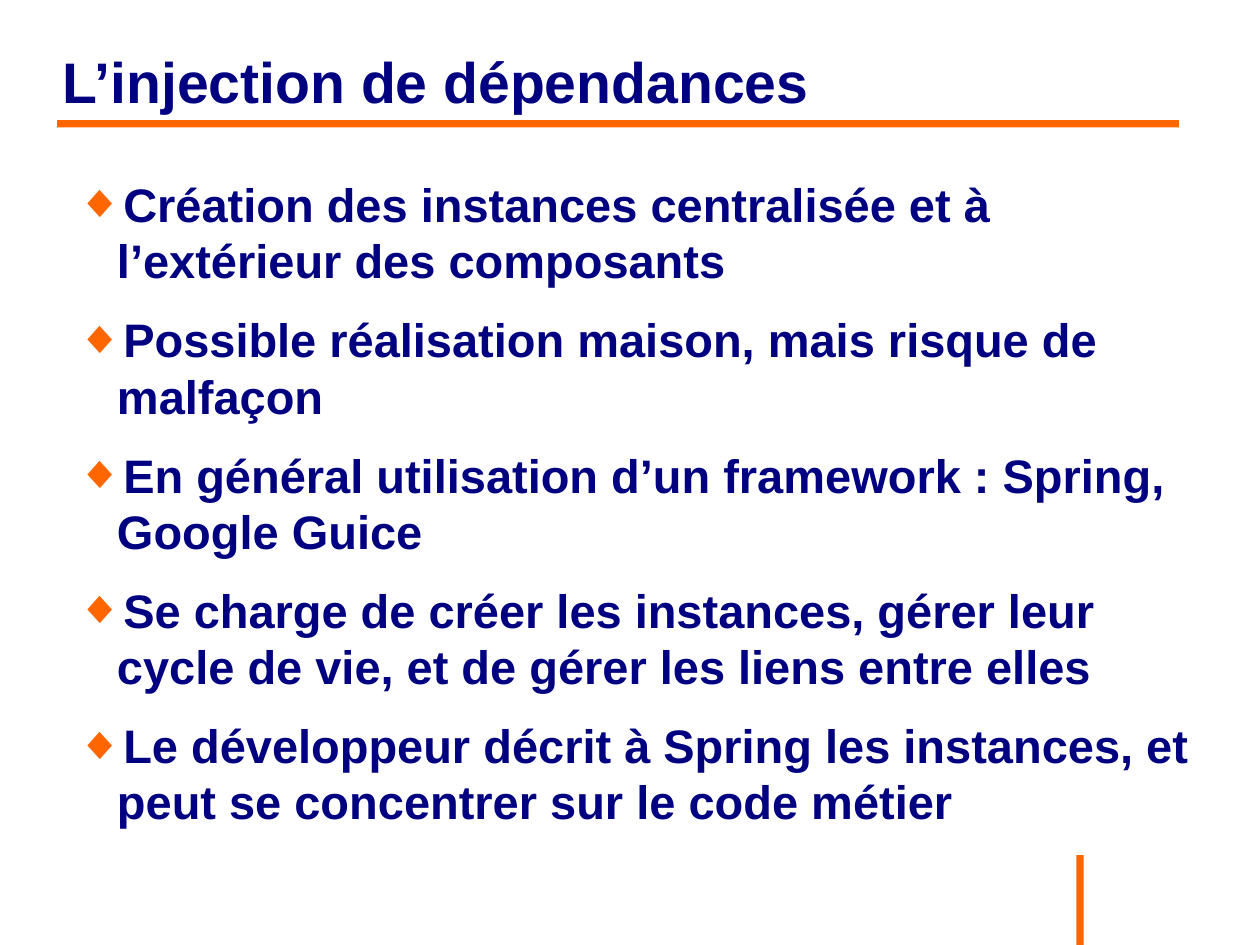
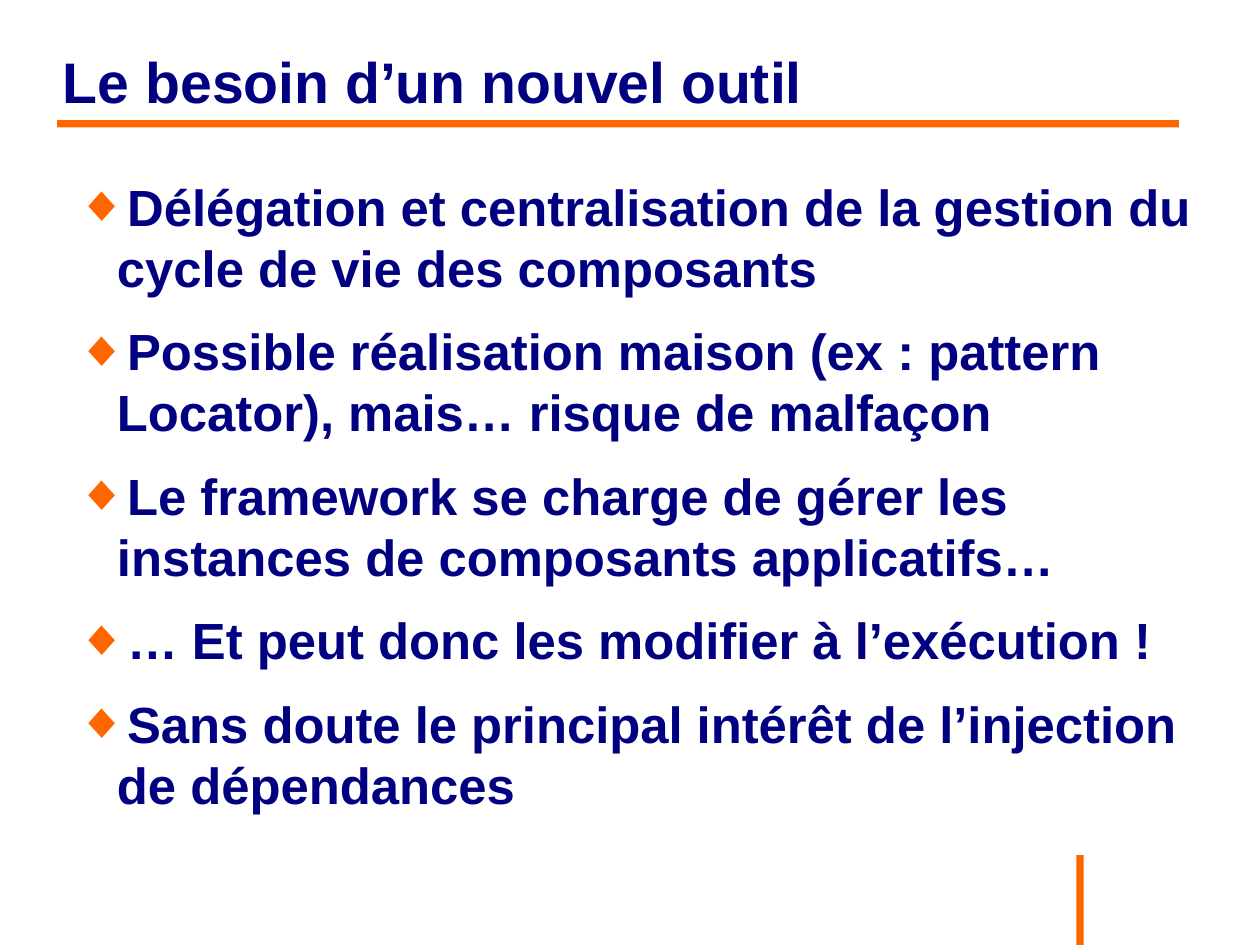
Before and after one commit to philphils/formation-spring, a slide deck: slide 31 of Documentation/diapo_formation_spring.odp (slide 32 before the commit). Drawn at 1260x945 pixels with LibreOffice and Linux fonts; fonts in the diff are those of the drawing; background and template pictures are left out. Boxes give left, top, right and bottom in pixels: in the first picture for what was removed or moved away, otherwise in the second. Text is boxed around its words. In the diff, an @@ line names an element or a change of style, - is before the commit and + after.

```diff
--- a/Documentation/diapo_formation_spring.odp
+++ b/Documentation/diapo_formation_spring.odp
@@ title at [63, 61, 801, 104]: text changed @@
-L’injection de dépendances
+Le besoin d’un nouvel outil
@@ text at [117, 188, 1190, 814]: text changed; size 29.6 to 32 pt @@
-◆ Création des instances centralisée et à l’extérieur des composants
-◆ Possible réalisation maison, mais risque de malfaçon
-◆ En général utilisation d’un framework : Spring, Google Guice
-◆ Se charge de créer les instances, gérer leur cycle de vie, et de gérer les liens entre elles
-◆ Le développeur décrit à Spring les instances, et peut se concentrer sur le code métier
+◆ Délégation et centralisation de la gestion du cycle de vie des composants
+◆ Possible réalisation maison (ex : pattern Locator), mais… risque de malfaçon
+◆ Le framework se charge de gérer les instances de composants applicatifs…
+◆ … Et peut donc les modifier à l’exécution !
+◆ Sans doute le principal intérêt de l’injection de dépendances
```
Also in this commit, not shown: 40 other slides changed, 10 slides added, 10 slides removed.
